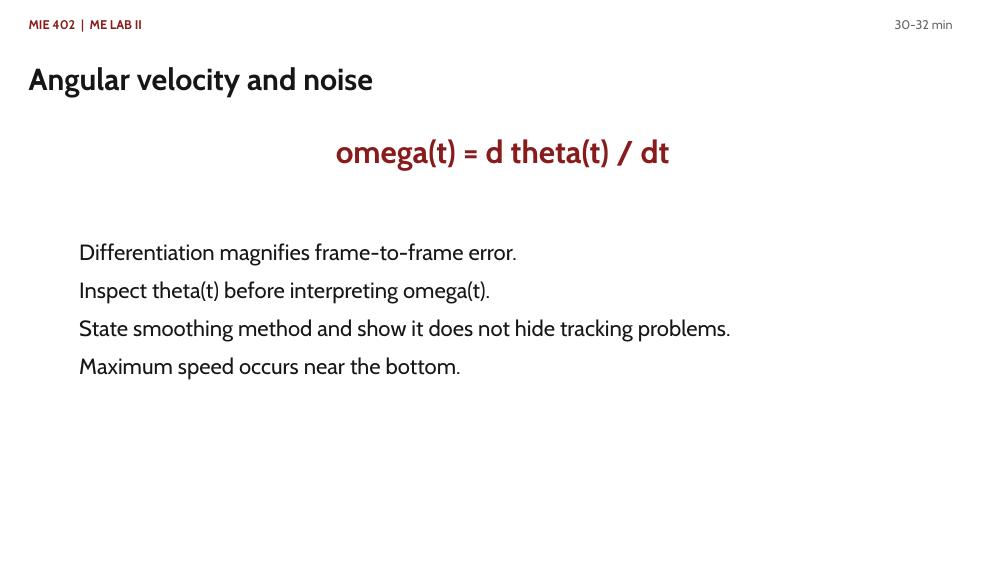
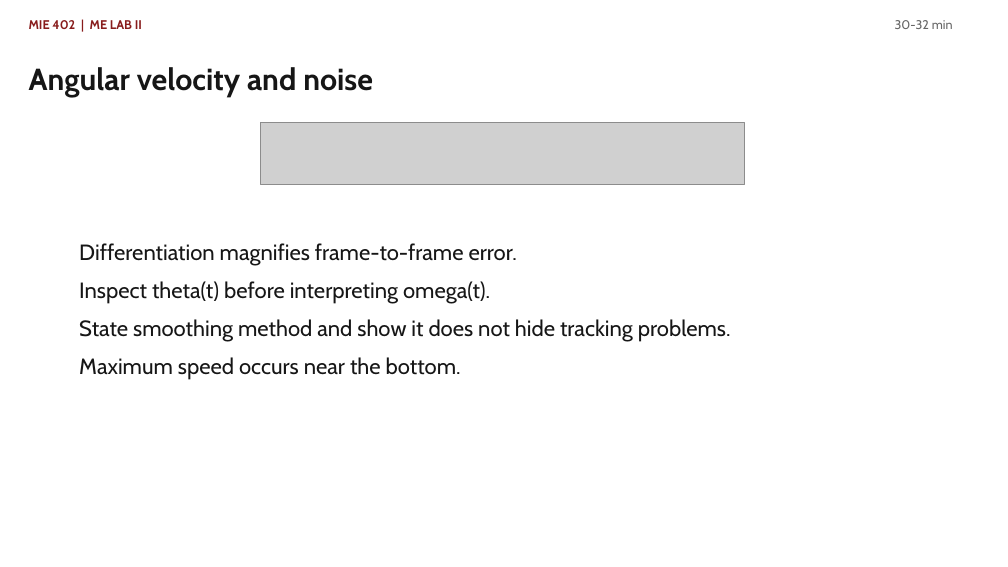
Before and after one commit to Ehsan-Roohi/MIE402-Lab, a slide deck: slide 15 of site/docs/MIE402_Lecture03_Single_Pendulum_PreLab2_Fall2026.pptx. Drawn at 1008x567 pixels with LibreOffice and Linux fonts; fonts in the diff are those of the drawing; grey boxes stand for pictures. Boxes give left, top, right and bottom in pixels: in the first picture for what was removed or moved away, otherwise in the second. Text is boxed around its words. In the diff, an @@ line names an element or a change of style, - is before the commit and + after.

```diff
--- a/site/docs/MIE402_Lecture03_Single_Pendulum_PreLab2_Fall2026.pptx
+++ b/site/docs/MIE402_Lecture03_Single_Pendulum_PreLab2_Fall2026.pptx
@@ picture added at (261,123,745,185) @@
@@ text removed at (336,139,670,170) @@
-omega(t) = d theta(t) / dt
```
Also in this commit, not shown: 7 other slides changed, 4 other files.
